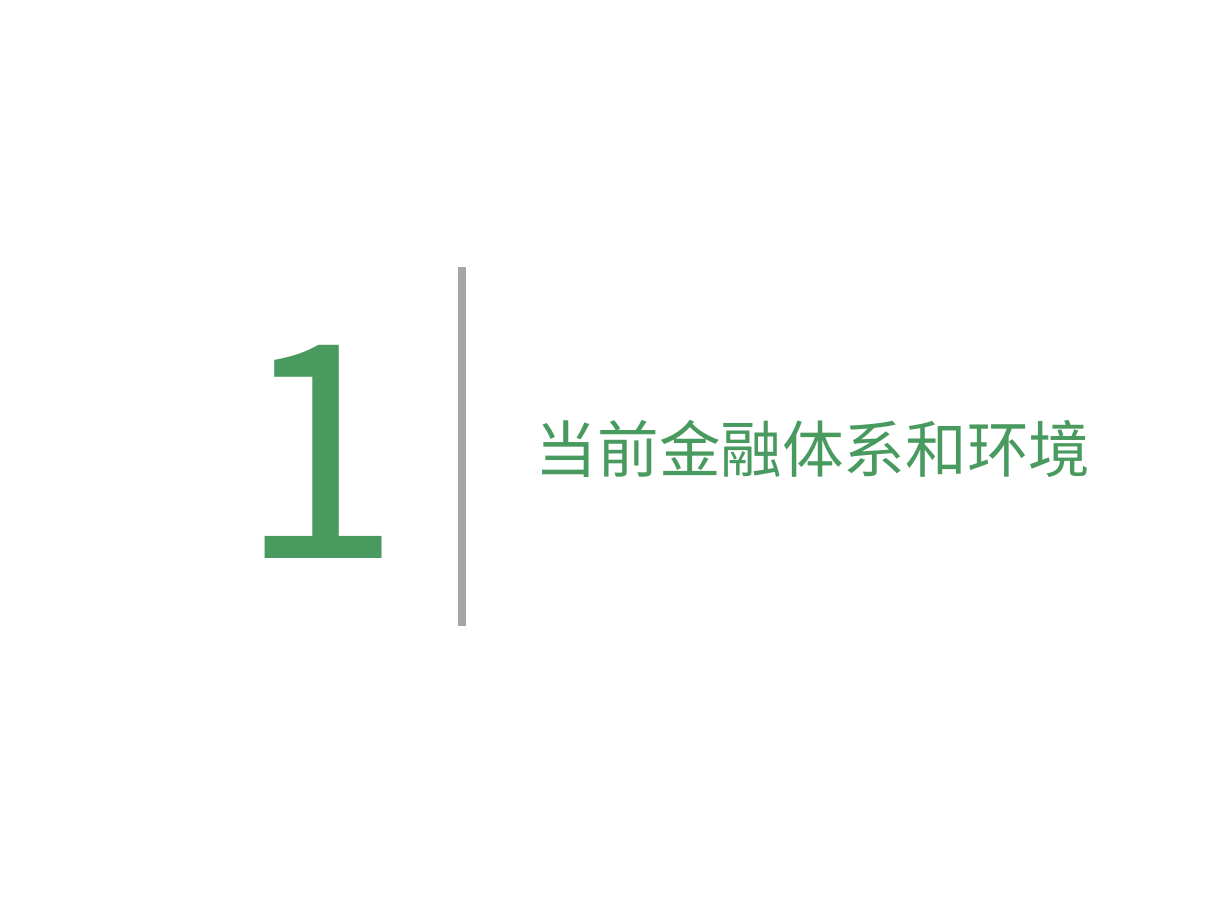
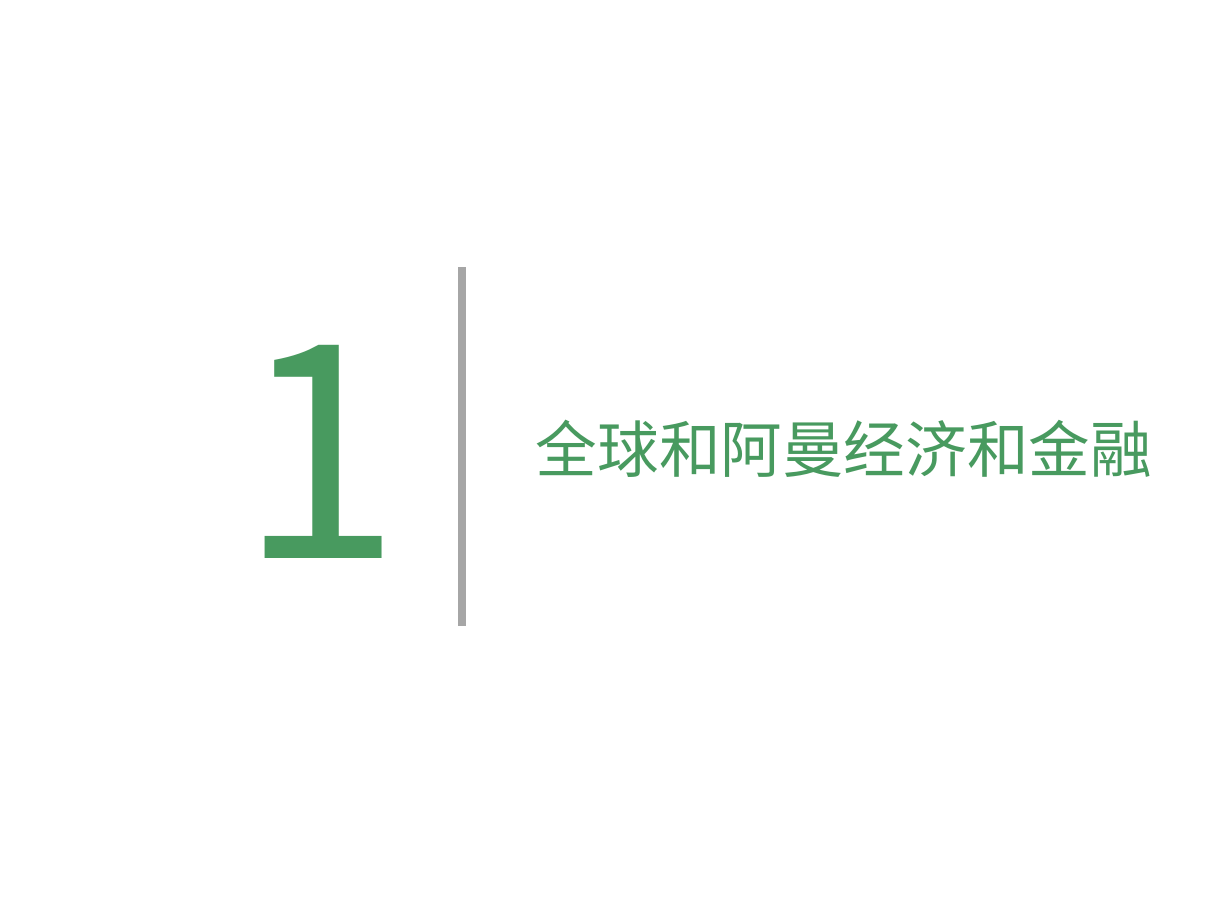
Before and after one commit to Catfeeds/DOC, a slide deck: slide 3 of A阿曼/proposal for Oman.pptx. Drawn at 1232x924 pixels with LibreOffice and Linux fonts; fonts in the diff are those of the drawing. Boxes give left, top, right and bottom in pixels: in the first picture for what was removed or moved away, otherwise in the second. Text is boxed around its words. In the diff, an @@ line names an element or a change of style, - is before the commit and + after.

```diff
--- a/A阿曼/proposal for Oman.pptx
+++ b/A阿曼/proposal for Oman.pptx
@@ text at (x1=536, y1=419, x2=1152, y2=477): text changed @@
-当前金融体系和环境
+全球和阿曼经济和金融
```
Also in this commit, not shown: 7 other slides changed, 11 slides added, 6 slides removed.
